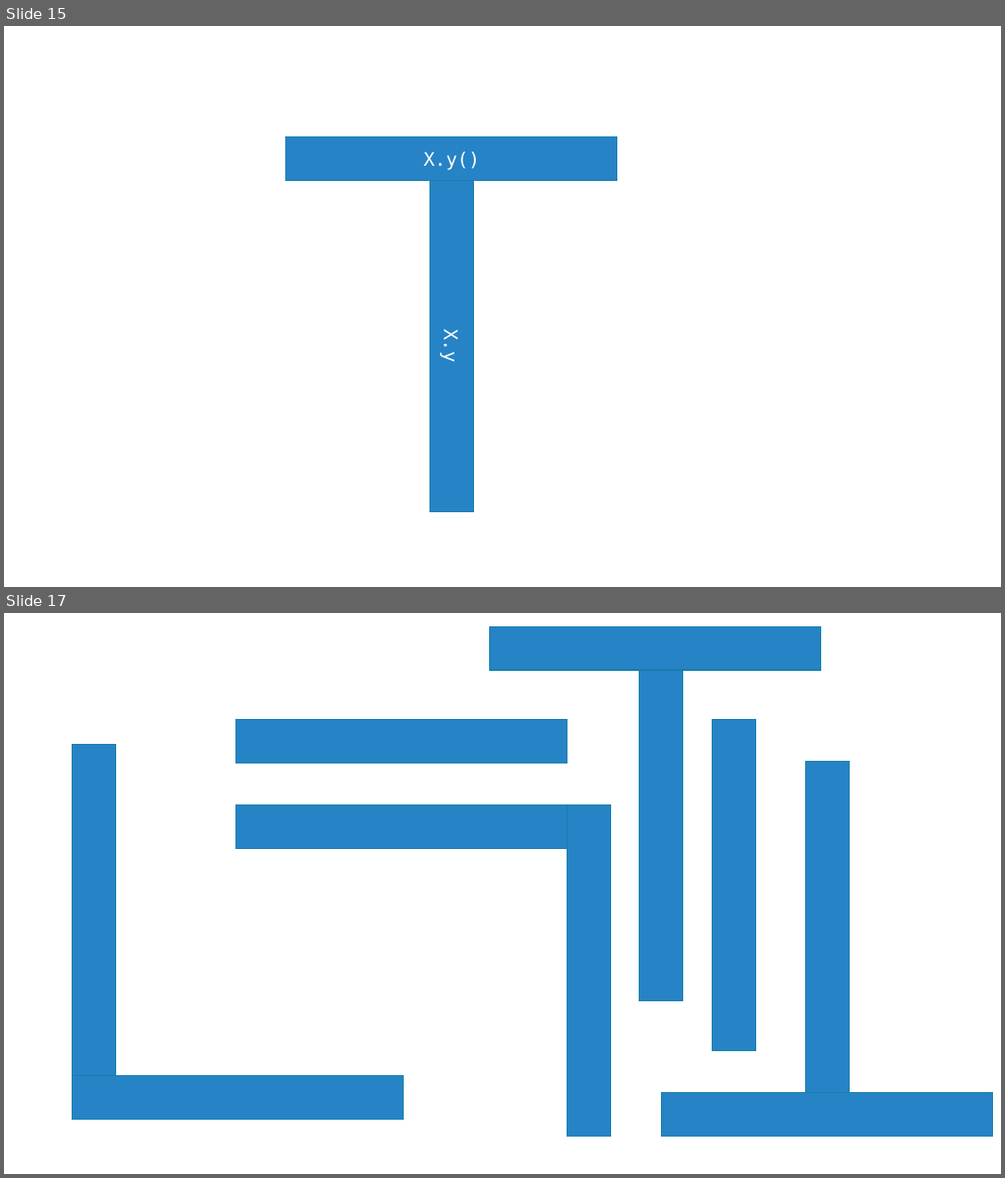
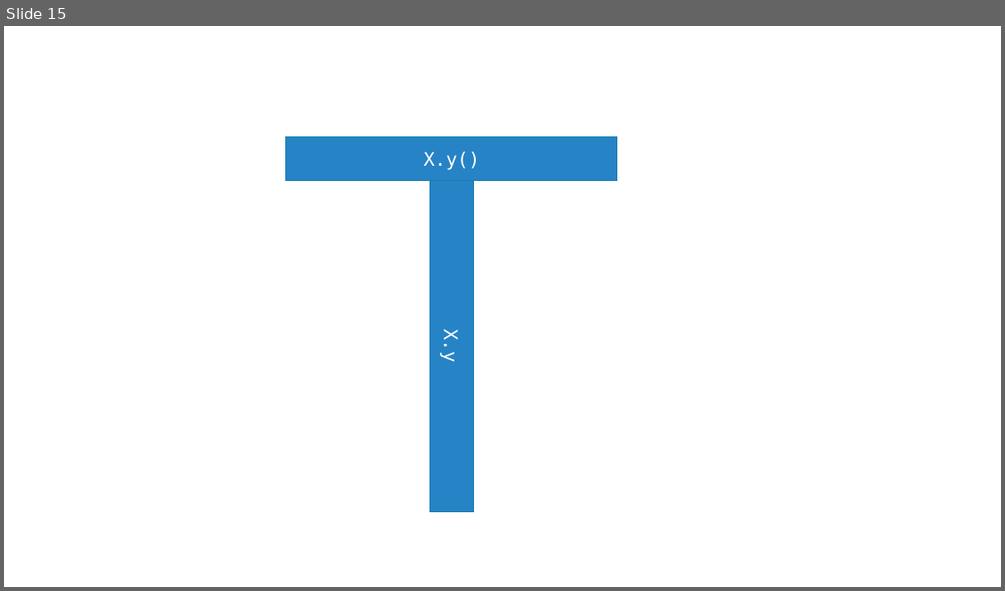
Before and after one commit to uday87j/teach_python, a slide deck: fundamentals/midway_quiz.pptx. Shown one above the other, each under a label of ours: slides 15 and 17 before the commit, slide 15 after it; the slides between them are not shown. The pictures are 1005x1178 and 1005x591 pixels, drawn with LibreOffice and Linux fonts; fonts in the diff are those of the drawing. Boxes give left, top, right and bottom in pixels: in the first picture for what was removed or moved away, otherwise in the second. Text is boxed around its words. In the diff, an @@ line names an element or a change of style, - is before the commit and + after.

```diff
--- a/fundamentals/midway_quiz.pptx
+++ b/fundamentals/midway_quiz.pptx
@@ slide 17 removed at [4, 613, 1001, 1174], background #FFFFFF @@
@@ rectangle removed at [489, 626, 821, 670] @@
@@ rectangle removed at [640, 669, 683, 1001] @@
@@ rectangle removed at [73, 744, 116, 1076] @@
@@ rectangle removed at [235, 720, 567, 763] @@
@@ rectangle removed at [712, 720, 756, 1051] @@
@@ rectangle removed at [806, 762, 850, 1093] @@
@@ rectangle removed at [235, 805, 567, 849] @@
@@ rectangle removed at [566, 805, 610, 1136] @@
@@ rectangle removed at [72, 1075, 404, 1119] @@
@@ rectangle removed at [662, 1093, 994, 1135] @@
```
Also in this commit, not shown: 1 slide changed, 2 slides added, 1 other slide removed.
